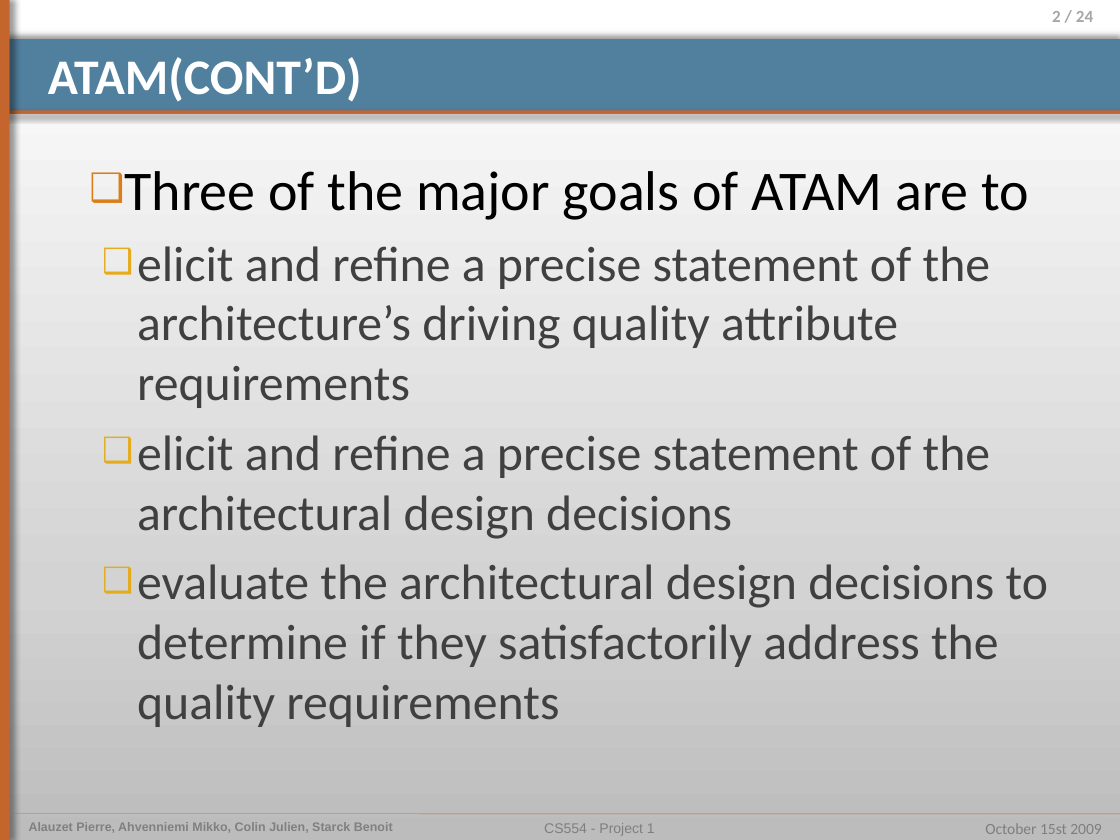
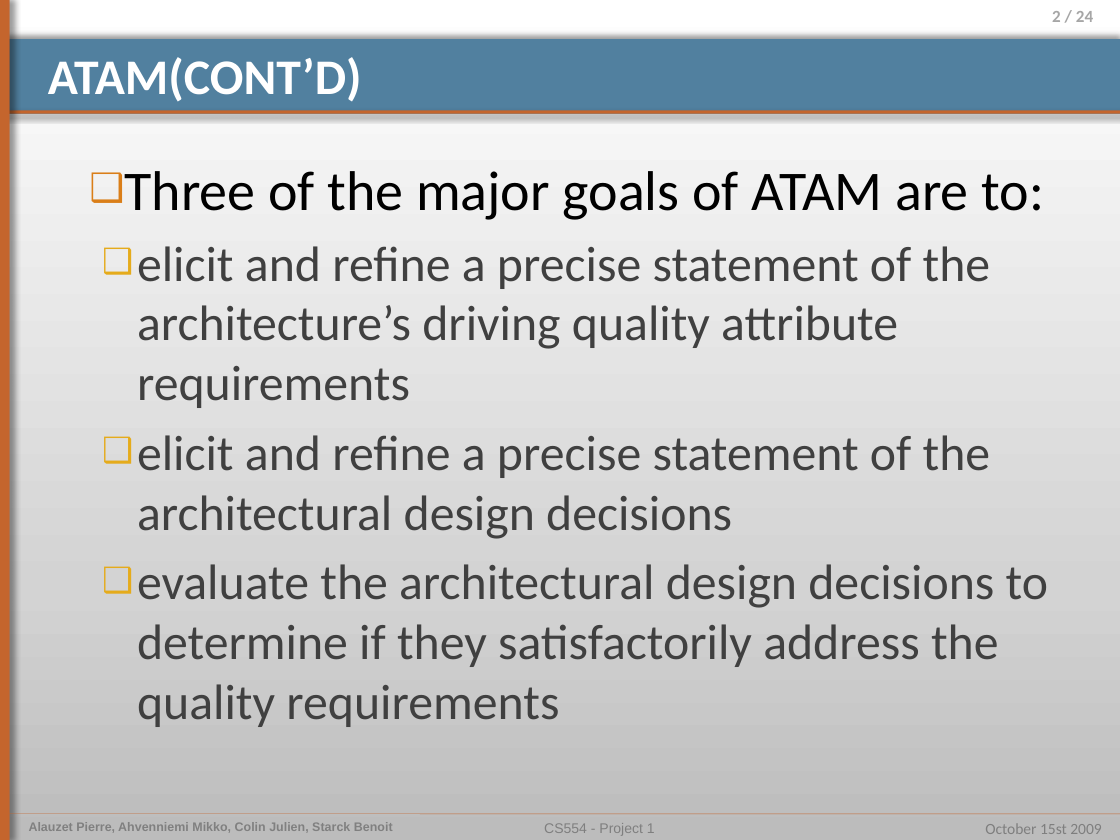
Before and after one commit to pierrealauzet/euroteam, a slide deck: slide 2 of Project 2/Part1/OP4 Ben.pptx. Drawn at 1120x840 pixels with LibreOffice and Linux fonts; fonts in the diff are those of the drawing. Boxes give left, top, right and bottom in pixels: in the first picture for what was removed or moved away, otherwise in the second. Text is boxed around its words. In the diff, an @@ line names an element or a change of style, - is before the commit and + after.

```diff
--- a/Project 2/Part1/OP4 Ben.pptx
+++ b/Project 2/Part1/OP4 Ben.pptx
@@ text at [124,171,1044,220]: text changed @@
-❑ Three of the major goals of ATAM are to
+❑ Three of the major goals of ATAM are to:
```
Also in this commit, not shown: 1 other slide changed.
